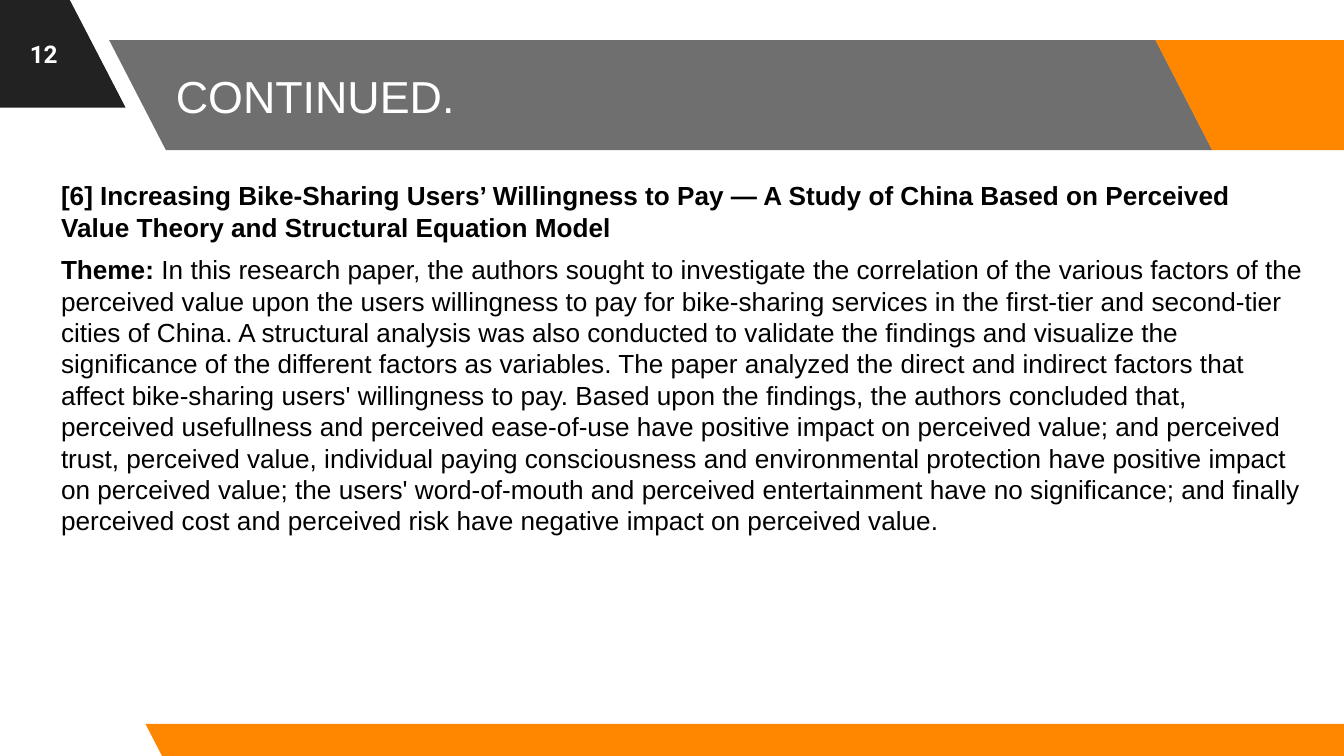
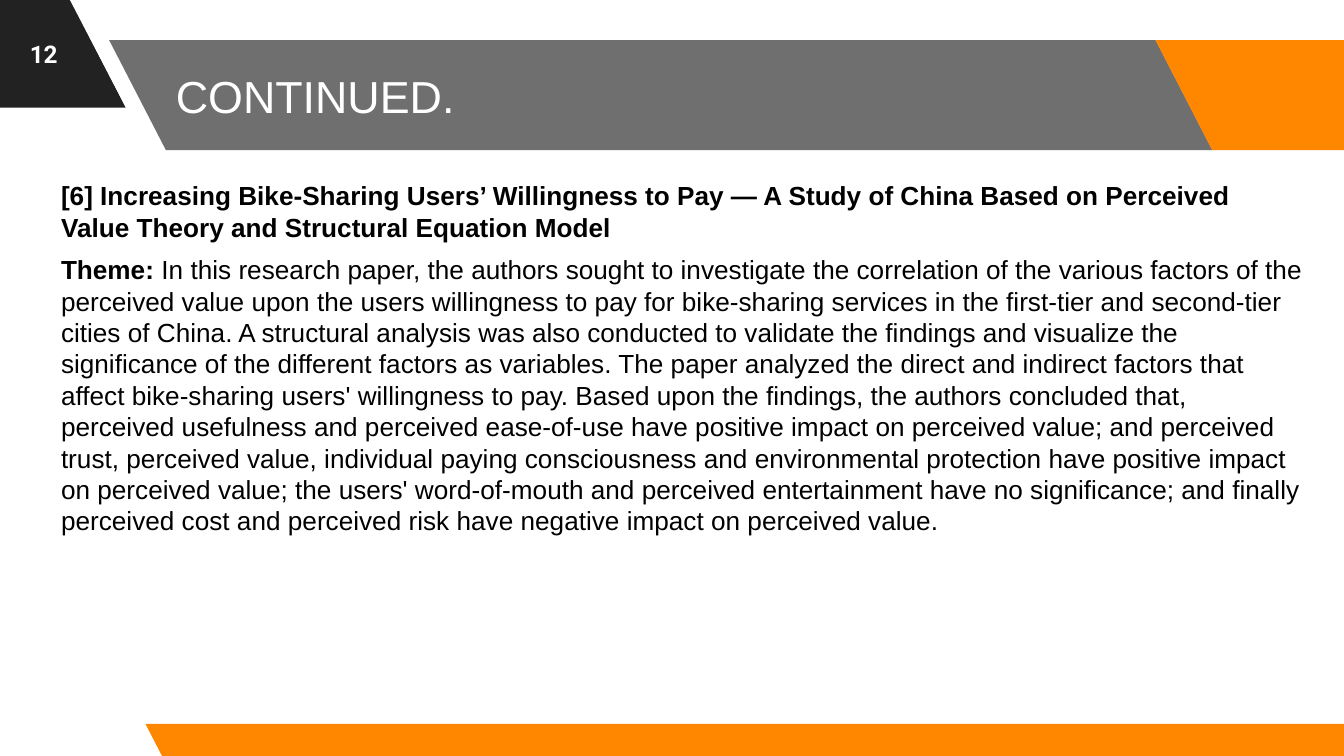
Before and after one commit to astrodestroyergithub/Divvy-Bike-Share, a slide deck: slide 12 of PPTS/19BCE1156_Tamojit_Roy_Capstone_Project_B.Tech_CSE_2019-23_Review-1.pptx. Drawn at 1344x756 pixels with LibreOffice and Linux fonts; fonts in the diff are those of the drawing; background and template pictures are left out. Boxes give left, top, right and bottom in pixels: in the first picture for what was removed or moved away, otherwise in the second. Text is boxed around its words. In the diff, an @@ line names an element or a change of style, - is before the commit and + after.

Commit message:
Spelling mistakes corrected in Review-1 PPT

```diff
--- a/PPTS/19BCE1156_Tamojit_Roy_Capstone_Project_B.Tech_CSE_2019-23_Review-1.pptx
+++ b/PPTS/19BCE1156_Tamojit_Roy_Capstone_Project_B.Tech_CSE_2019-23_Review-1.pptx
@@ text at <box>61,260,1301,536</box>: text changed @@
-Theme: In this research paper, the authors sought to investigate the correlation of the various factors of the perceived value upon the users willingness to pay for bike-sharing services in the first-tier and second-tier cities of China. A structural analysis was also conducted to validate the findings and visualize the significance of the different factors as variables. The paper analyzed the direct and indirect factors that affect bike-sharing users' willingness to pay. Based upon the findings, the authors concluded that, perceived usefullness and perceived ease-of-use have positive impact on perceived value; and perceived trust, perceived value, individual paying consciousness and environmental protection have positive impact on perceived value; the users' word-of-mouth and perceived entertainment have no significance; and finally perceived cost and perceived risk have negative impact on perceived value.
+Theme: In this research paper, the authors sought to investigate the correlation of the various factors of the perceived value upon the users willingness to pay for bike-sharing services in the first-tier and second-tier cities of China. A structural analysis was also conducted to validate the findings and visualize the significance of the different factors as variables. The paper analyzed the direct and indirect factors that affect bike-sharing users' willingness to pay. Based upon the findings, the authors concluded that, perceived usefulness and perceived ease-of-use have positive impact on perceived value; and perceived trust, perceived value, individual paying consciousness and environmental protection have positive impact on perceived value; the users' word-of-mouth and perceived entertainment have no significance; and finally perceived cost and perceived risk have negative impact on perceived value.
```
Also in this commit, not shown: 9 other slides changed.
